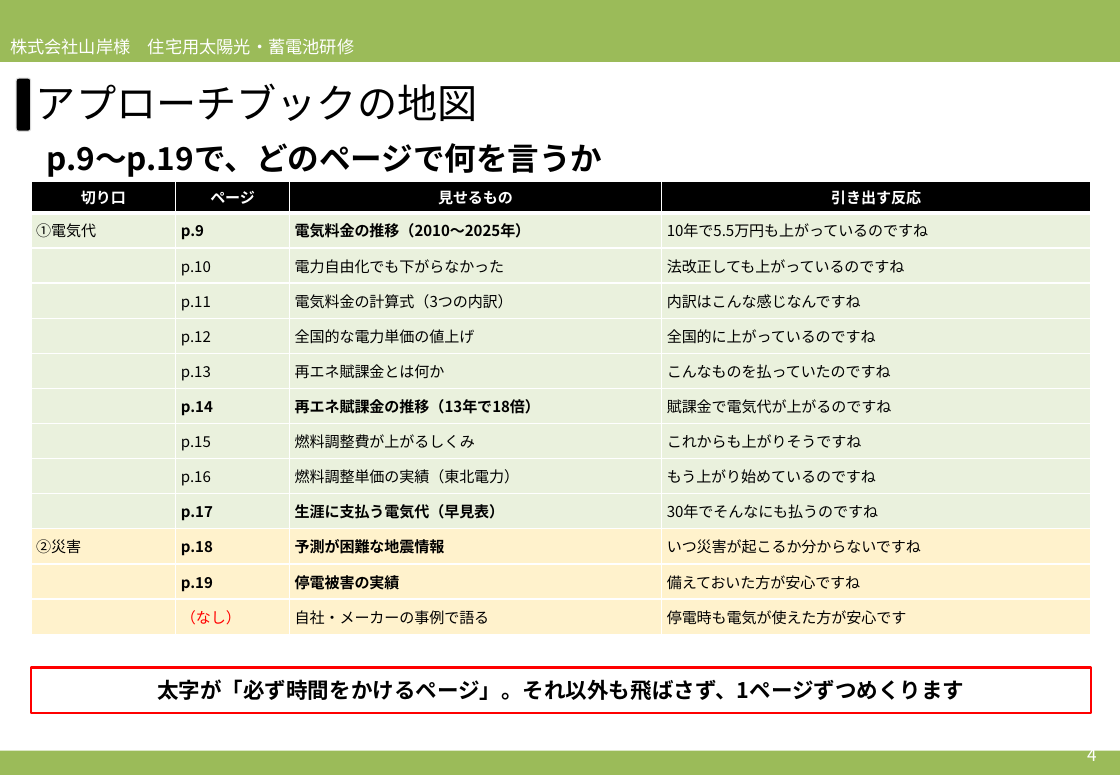
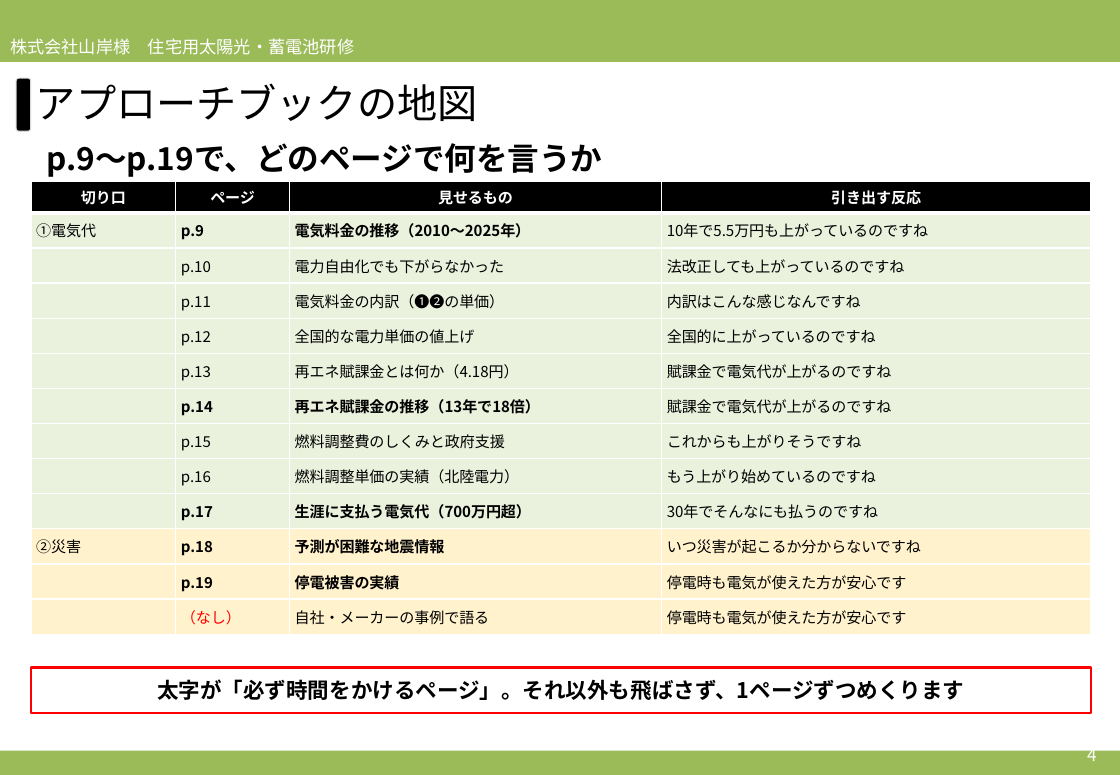
Before and after one commit to soshiro-iki-sys/-, a slide deck: slide 4 of slides/2026営業研修_必要性訴求パート_アプローチブックの伝え方.pptx. Drawn at 1120x775 pixels with LibreOffice and Linux fonts; fonts in the diff are those of the drawing. Boxes give left, top, right and bottom in pixels: in the first picture for what was removed or moved away, otherwise in the second. Text is boxed around its words. In the diff, an @@ line names an element or a change of style, - is before the commit and + after.

```diff
--- a/slides/2026営業研修_必要性訴求パート_アプローチブックの伝え方.pptx
+++ b/slides/2026営業研修_必要性訴求パート_アプローチブックの伝え方.pptx
@@ table at <box>31,182,1091,635</box> @@
-row 4, column 3: 電気料金の計算式（3つの内訳）
+row 4, column 3: 電気料金の内訳（❶❷の単価）
-row 6, column 3: 再エネ賦課金とは何か
+row 6, column 3: 再エネ賦課金とは何か（4.18円）
-row 6, column 4: こんなものを払っていたのですね
+row 6, column 4: 賦課金で電気代が上がるのですね
-row 8, column 3: 燃料調整費が上がるしくみ
+row 8, column 3: 燃料調整費のしくみと政府支援
-row 9, column 3: 燃料調整単価の実績（東北電力）
+row 9, column 3: 燃料調整単価の実績（北陸電力）
-row 10, column 3: 生涯に支払う電気代（早見表）
+row 10, column 3: 生涯に支払う電気代（700万円超）
-row 12, column 4: 備えておいた方が安心ですね
+row 12, column 4: 停電時も電気が使えた方が安心です
```
Also in this commit, not shown: 13 other slides changed, 16 other files.
